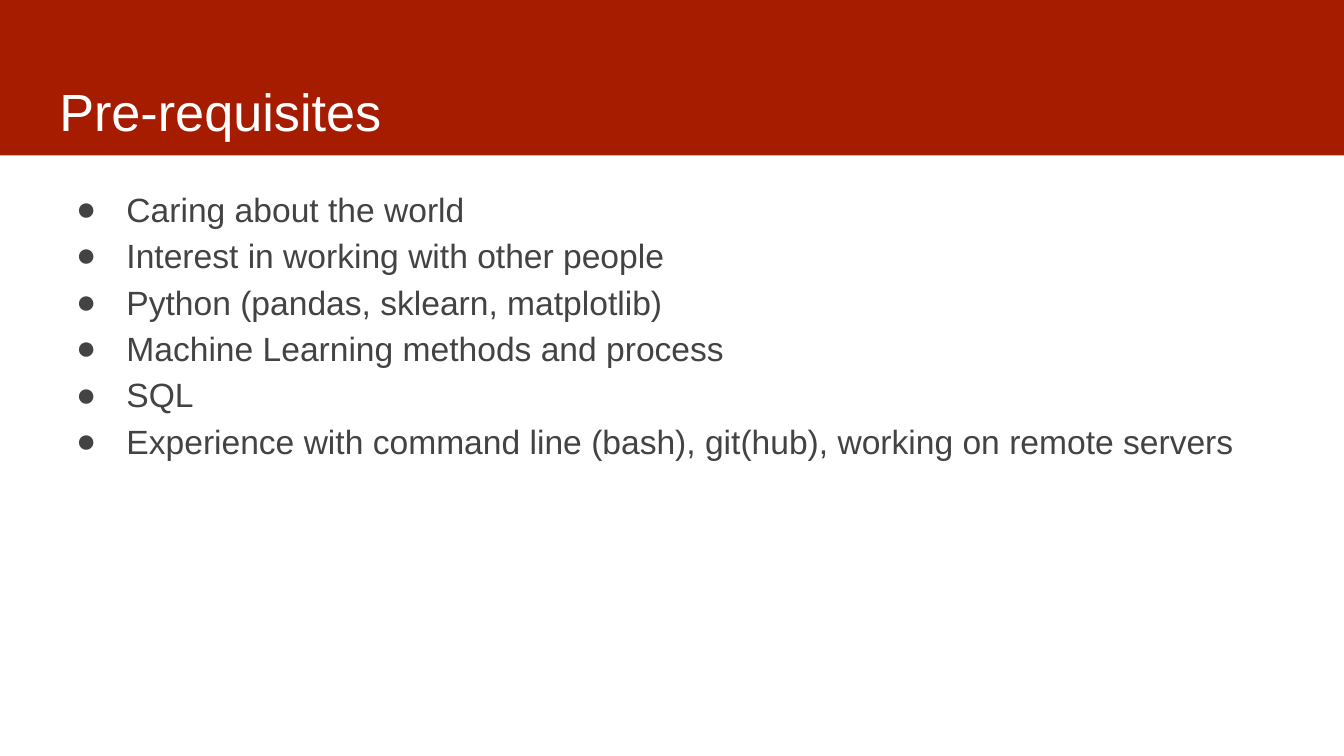
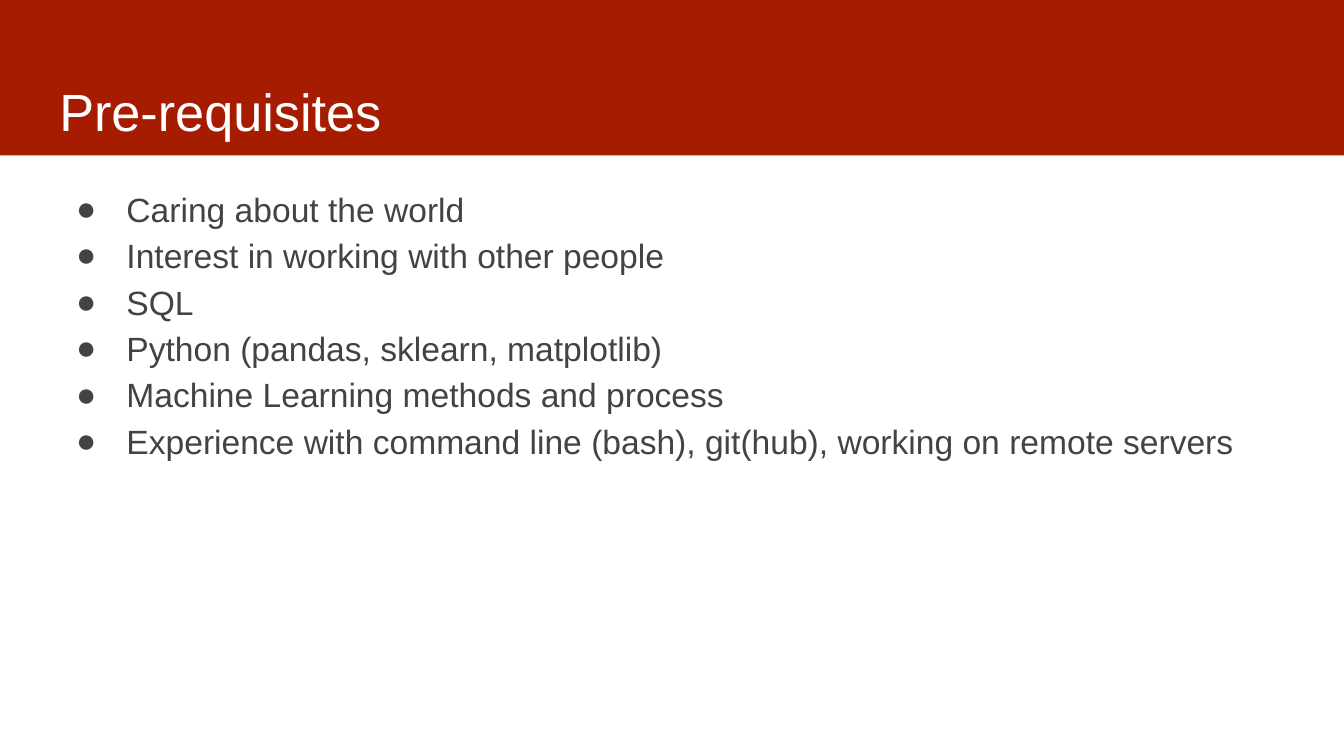
Before and after one commit to dssg/mlforpublicpolicylab, a slide deck: slide 3 of Lectures/01-ClassOverview.pptx. Drawn at 1344x756 pixels with LibreOffice and Linux fonts; fonts in the diff are those of the drawing. Boxes give left, top, right and bottom in pixels: in the first picture for what was removed or moved away, otherwise in the second. Text is boxed around its words. In the diff, an @@ line names an element or a change of style, - is before the commit and + after.

Commit message:
updated

```diff
--- a/Lectures/01-ClassOverview.pptx
+++ b/Lectures/01-ClassOverview.pptx
@@ text at <box>126,291,193,321</box>: paragraph added @@
+● SQL
@@ text at <box>126,383,193,413</box>: paragraph removed @@
-● SQL
```
